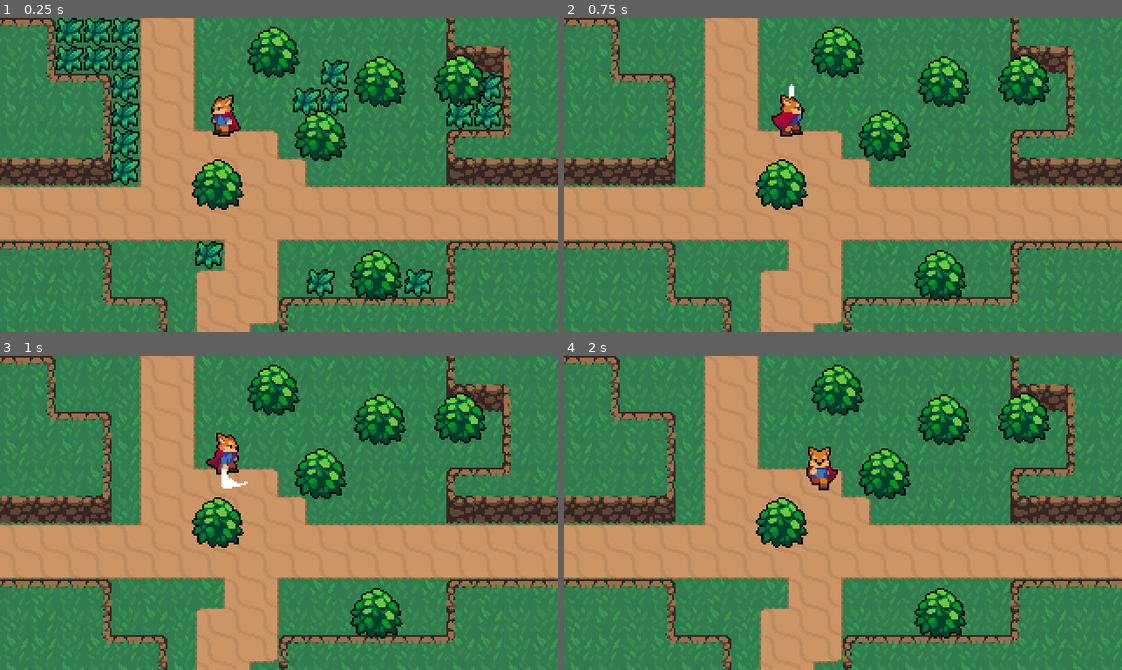
Above: before the commit, frames 1-4 (two rows, left to right).
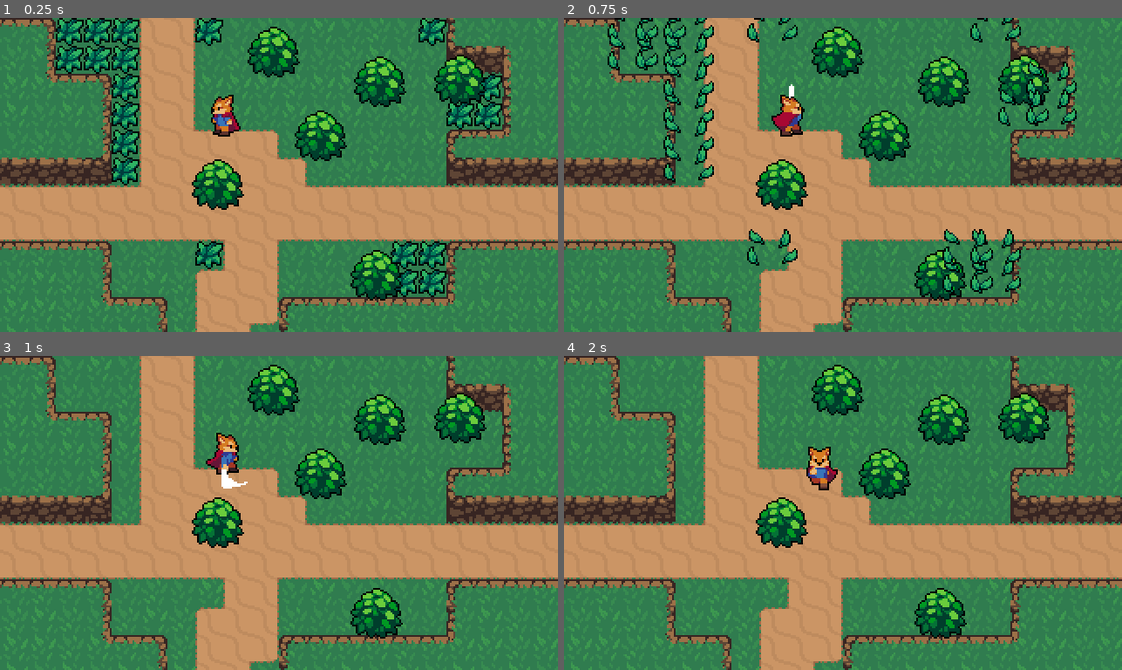
Above: after the commit, the same moments.

Repository: blbynum/action-rpg-tutorial
Game: Godot game, scene res://World.tscn
Two runs of this game, one before a commit and one after it. Both use one fixed random seed, a clock stepped at 60 frames per second and the inputs below.
Inputs:
- Up to frame 1 (0.25 s): no input
- Up to frame 2 (0.75 s): tap Enter at 0.5 s; hold Right (ui_right) from 0.53 s (still down); tap J (Attack) at 0.6 s
- Up to frame 3 (1 s): keep holding Right (ui_right)
- Up to frame 4 (2 s): release Right (ui_right) at 1.28 s; hold Down (ui_down) from 1.28 s (still down); tap J (Attack) at 1.35 s

The runs differ from the first frame. In frame 1, 3.2% of the frame differs, in the area x 35-84%, y 0-89%; in frame 2, 5.1%, in the area x 7-92%, y 0-88%; in frame 3, nothing differs; in frame 4, nothing differs.

Commit message:
add esc to exit; animate grass death

Diff:
--- /dev/null
+++ b/Effects/GrassEffect.gd
@@ -0,0 +1,9 @@
+extends Node2D
+
+onready var animatedSprite = $AnimatedSprite
+
+func _ready():
+	animatedSprite.play("Animate")
+
+func _on_AnimatedSprite_animation_finished():
+	queue_free()
--- /dev/null
+++ b/Effects/GrassEffect.tscn
@@ -0,0 +1,43 @@
+[gd_scene load_steps=9 format=2]
+
+[ext_resource path="res://Effects/GrassEffect.png" type="Texture" id=1]
+[ext_resource path="res://Effects/GrassEffect.gd" type="Script" id=2]
+
+[sub_resource type="AtlasTexture" id=1]
+atlas = ExtResource( 1 )
+region = Rect2( 0, 0, 32, 32 )
+
+[sub_resource type="AtlasTexture" id=2]
+atlas = ExtResource( 1 )
+region = Rect2( 32, 0, 32, 32 )
+
+[sub_resource type="AtlasTexture" id=3]
+atlas = ExtResource( 1 )
+region = Rect2( 64, 0, 32, 32 )
+
+[sub_resource type="AtlasTexture" id=4]
+atlas = ExtResource( 1 )
+region = Rect2( 96, 0, 32, 32 )
+
+[sub_resource type="AtlasTexture" id=5]
+atlas = ExtResource( 1 )
+region = Rect2( 128, 0, 32, 32 )
+
+[sub_resource type="SpriteFrames" id=6]
+animations = [ {
+"frames": [ SubResource( 1 ), SubResource( 2 ), SubResource( 3 ), SubResource( 4 ), SubResource( 5 ) ],
+"loop": true,
+"name": "Animate",
+"speed": 15.0
+} ]
+
+[node name="GrassEffect" type="Node2D"]
+script = ExtResource( 2 )
+
+[node name="AnimatedSprite" type="AnimatedSprite" parent="."]
+frames = SubResource( 6 )
+animation = "Animate"
+centered = false
+offset = Vector2( -8, -8 )
+
+[connection signal="animation_finished" from="AnimatedSprite" to="." method="_on_AnimatedSprite_animation_finished"]
--- /dev/null
+++ b/World.gd
@@ -0,0 +1,15 @@
+extends Node2D
+
+
+# Called when the node enters the scene tree for the first time.
+func _ready():
+	pass # Replace with function body.
+
+# if esc is pressed, exit the game
+func _input(event):
+	if event.is_action_pressed("ui_cancel"):
+		get_tree().quit()
+
+# Called every frame. 'delta' is the elapsed time since the previous frame.
+#func _process(delta):
+#	pass
--- a/World.tscn
+++ b/World.tscn
@@ -6,7 +6,7 @@
 [ext_resource path="res://World/DirtTileset.png" type="Texture" id=4]
 [ext_resource path="res://World/CliffTileset.png" type="Texture" id=5]
 [ext_resource path="res://World/Grass.tscn" type="PackedScene" id=6]
-[ext_resource path="res://World/Grass.png" type="Texture" id=7]
+[ext_resource path="res://World.gd" type="Script" id=8]
 
 [sub_resource type="TileSet" id=1]
 0/name = "DirtTileset.png 0"
@@ -492,6 +492,7 @@
 0/z_index = 0
 
 [node name="World" type="Node2D"]
+script = ExtResource( 8 )
 
 [node name="Background" type="Sprite" parent="."]
 position = Vector2( 160, 90 )
@@ -539,72 +540,61 @@
 [node name="Grass" type="YSort" parent="YSort"]
 
 [node name="Grass" parent="YSort/Grass" instance=ExtResource( 6 )]
+position = Vector2( 32, 0 )
+
+[node name="Grass2" parent="YSort/Grass" instance=ExtResource( 6 )]
 position = Vector2( 32, 16 )
 
-[node name="Grass2" parent="YSort/Grass" instance=ExtResource( 6 )]
+[node name="Grass3" parent="YSort/Grass" instance=ExtResource( 6 )]
 position = Vector2( 48, 16 )
-
-[node name="Grass3" parent="YSort/Grass" instance=ExtResource( 6 )]
-position = Vector2( 32, 0 )
 
 [node name="Grass4" parent="YSort/Grass" instance=ExtResource( 6 )]
 position = Vector2( 48, 0 )
 
-[node name="Grass" parent="YSort/Grass/Grass4" instance=ExtResource( 6 )]
-position = Vector2( 64, 128 )
-
-[node name="Grass" type="Sprite" parent="YSort/Grass/Grass4/Grass"]
-position = Vector2( 168, -72 )
-texture = ExtResource( 7 )
-
-[node name="Grass" type="Sprite" parent="YSort/Grass/Grass4/Grass/Grass"]
-position = Vector2( -16, 0 )
-texture = ExtResource( 7 )
-
-[node name="Grass2" type="Sprite" parent="YSort/Grass/Grass4/Grass/Grass"]
-position = Vector2( 0, -16 )
-texture = ExtResource( 7 )
-
-[node name="Grass3" type="Sprite" parent="YSort/Grass/Grass4/Grass/Grass"]
-position = Vector2( -40, 96 )
-texture = ExtResource( 7 )
-
-[node name="Grass4" type="Sprite" parent="YSort/Grass/Grass4/Grass/Grass"]
-position = Vector2( -96, 96 )
-texture = ExtResource( 7 )
-
-[node name="Grass5" type="Sprite" parent="YSort/Grass/Grass4/Grass/Grass"]
-position = Vector2( -88, -8 )
-texture = ExtResource( 7 )
-
-[node name="Grass6" type="Sprite" parent="YSort/Grass/Grass4/Grass/Grass"]
-position = Vector2( -104, -8 )
-texture = ExtResource( 7 )
-
-[node name="Grass7" type="Sprite" parent="YSort/Grass/Grass4/Grass/Grass"]
-position = Vector2( -88, -24 )
-texture = ExtResource( 7 )
-
-[node name="Grass8" type="Sprite" parent="YSort/Grass/Grass4/Grass/Grass"]
-position = Vector2( -208, 32 )
-texture = ExtResource( 7 )
-
-[node name="Grass9" type="Sprite" parent="YSort/Grass/Grass4/Grass/Grass"]
-position = Vector2( -208, 16 )
-texture = ExtResource( 7 )
-
-[node name="Grass10" type="Sprite" parent="YSort/Grass/Grass4/Grass/Grass"]
-position = Vector2( -208, 0 )
-texture = ExtResource( 7 )
-
-[node name="Grass11" type="Sprite" parent="YSort/Grass/Grass4/Grass/Grass"]
-position = Vector2( -208, -16 )
-texture = ExtResource( 7 )
-
-[node name="Grass12" type="Sprite" parent="YSort/Grass/Grass4/Grass/Grass"]
-position = Vector2( -208, -32 )
-texture = ExtResource( 7 )
-
-[node name="Grass13" type="Sprite" parent="YSort/Grass/Grass4/Grass/Grass"]
-position = Vector2( -208, -48 )
-texture = ExtResource( 7 )
+[node name="Grass5" parent="YSort/Grass" instance=ExtResource( 6 )]
+position = Vector2( 64, 0 )
+
+[node name="Grass6" parent="YSort/Grass" instance=ExtResource( 6 )]
+position = Vector2( 64, 16 )
+
+[node name="Grass8" parent="YSort/Grass" instance=ExtResource( 6 )]
+position = Vector2( 64, 48 )
+
+[node name="Grass9" parent="YSort/Grass" instance=ExtResource( 6 )]
+position = Vector2( 64, 64 )
+
+[node name="Grass10" parent="YSort/Grass" instance=ExtResource( 6 )]
+position = Vector2( 64, 80 )
+
+[node name="Grass11" parent="YSort/Grass" instance=ExtResource( 6 )]
+position = Vector2( 272, 32 )
+
+[node name="Grass12" parent="YSort/Grass" instance=ExtResource( 6 )]
+position = Vector2( 272, 48 )
+
+[node name="Grass13" parent="YSort/Grass" instance=ExtResource( 6 )]
+position = Vector2( 256, 48 )
+
+[node name="Grass14" parent="YSort/Grass" instance=ExtResource( 6 )]
+position = Vector2( 224, 144 )
+
+[node name="Grass15" parent="YSort/Grass" instance=ExtResource( 6 )]
+position = Vector2( 240, 144 )
+
+[node name="Grass16" parent="YSort/Grass" instance=ExtResource( 6 )]
+position = Vector2( 240, 128 )
+
+[node name="Grass17" parent="YSort/Grass" instance=ExtResource( 6 )]
+position = Vector2( 224, 128 )
+
+[node name="Grass18" parent="YSort/Grass" instance=ExtResource( 6 )]
+position = Vector2( 112, 128 )
+
+[node name="Grass19" parent="YSort/Grass" instance=ExtResource( 6 )]
+position = Vector2( 240, 0 )
+
+[node name="Grass20" parent="YSort/Grass" instance=ExtResource( 6 )]
+position = Vector2( 112, 0 )
+
+[node name="Grass7" parent="YSort/Grass" instance=ExtResource( 6 )]
+position = Vector2( 64, 32 )
--- a/World/Grass.gd
+++ b/World/Grass.gd
@@ -1,17 +1,13 @@
 extends Node2D
 
-
-# Declare member variables here. Examples:
-# var a = 2
-# var b = "text"
-
-
-# Called when the node enters the scene tree for the first time.
-func _ready():
-	pass # Replace with function body.
+var GrassEffect = preload("res://Effects/GrassEffect.tscn")
 
 
 # Called every frame. 'delta' is the elapsed time since the previous frame.
 func _process(delta):
 	if Input.is_action_just_pressed("Attack"):
+		var grassEffect = GrassEffect.instance()
+		var world = get_tree().current_scene
+		world.add_child(grassEffect)
+		grassEffect.global_position = global_position
 		queue_free()
